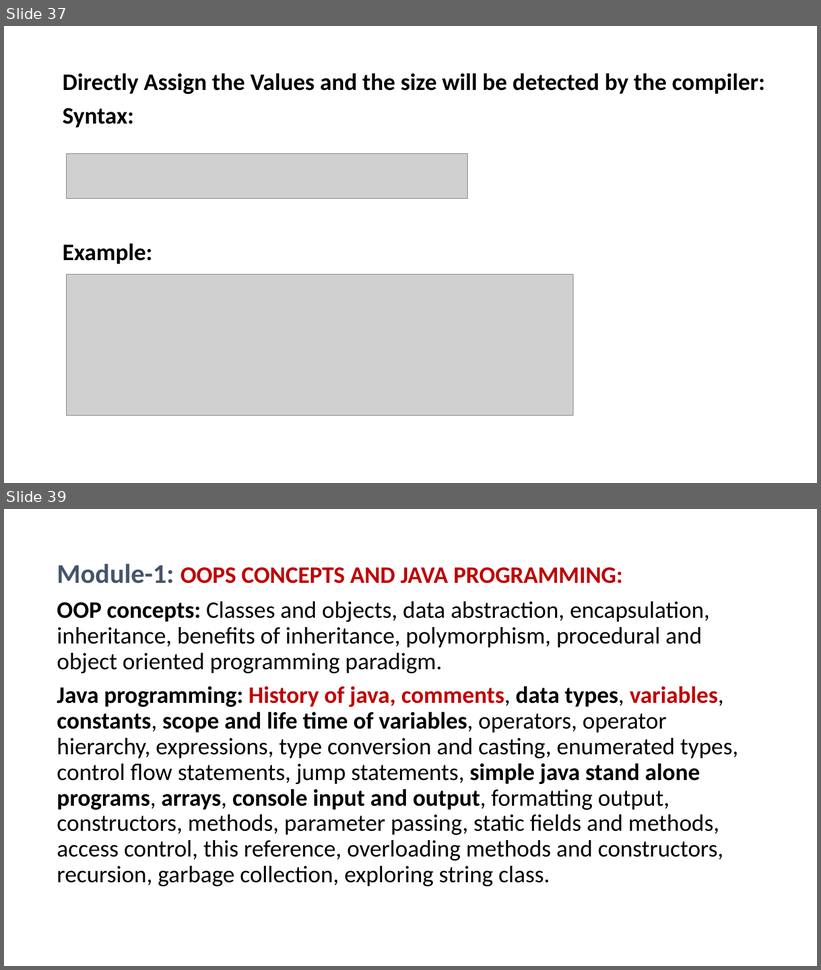
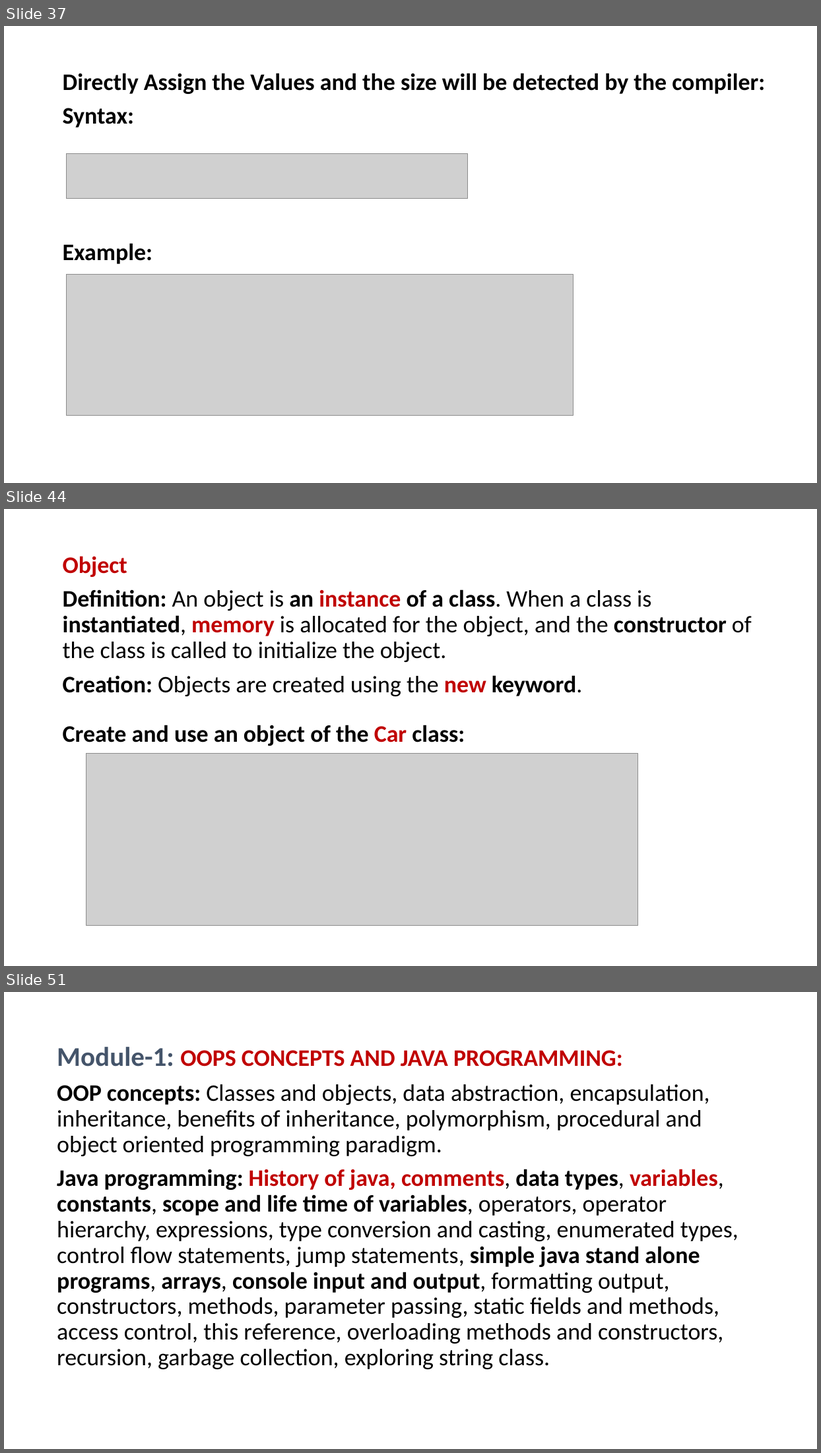
Before and after one commit to PRAMOD-VISHNU-NAIK/MCA-2nd-Sem-Shridevi-College, a slide deck: Theory Class-Notes/Java MCA-2.pptx. Shown one above the other, each under a label of ours: slides 37 and 39 before the commit, slides 37, 44 and 51 after it; the slides between them are not shown. The pictures are 821x970 and 821x1453 pixels, drawn with LibreOffice and Linux fonts; fonts in the diff are those of the drawing; grey boxes stand for pictures. Boxes give left, top, right and bottom in pixels: in the first picture for what was removed or moved away, otherwise in the second. Text is boxed around its words. In the diff, an @@ line names an element or a change of style, - is before the commit and + after.

```diff
--- a/Theory Class-Notes/Java MCA-2.pptx
+++ b/Theory Class-Notes/Java MCA-2.pptx
@@ slide 44 added at box(4, 509, 817, 966), background #FFFFFF @@
@@ text added at box(63, 556, 752, 746), 28 pt, text #000000 @@
+Object
+Definition: An object is an instance of a class. When a class is instantiated, memory is allocated for the object, and the constructor of the class is called to initialize the object.
+Creation: Objects are created using the new keyword.
+Create and use an object of the Car class:
@@ picture added at box(86, 754, 638, 926) @@
@@ what was slide 39 is now slide 51 @@
```
Also in this commit, not shown: 12 other slides added, 34 other files.
